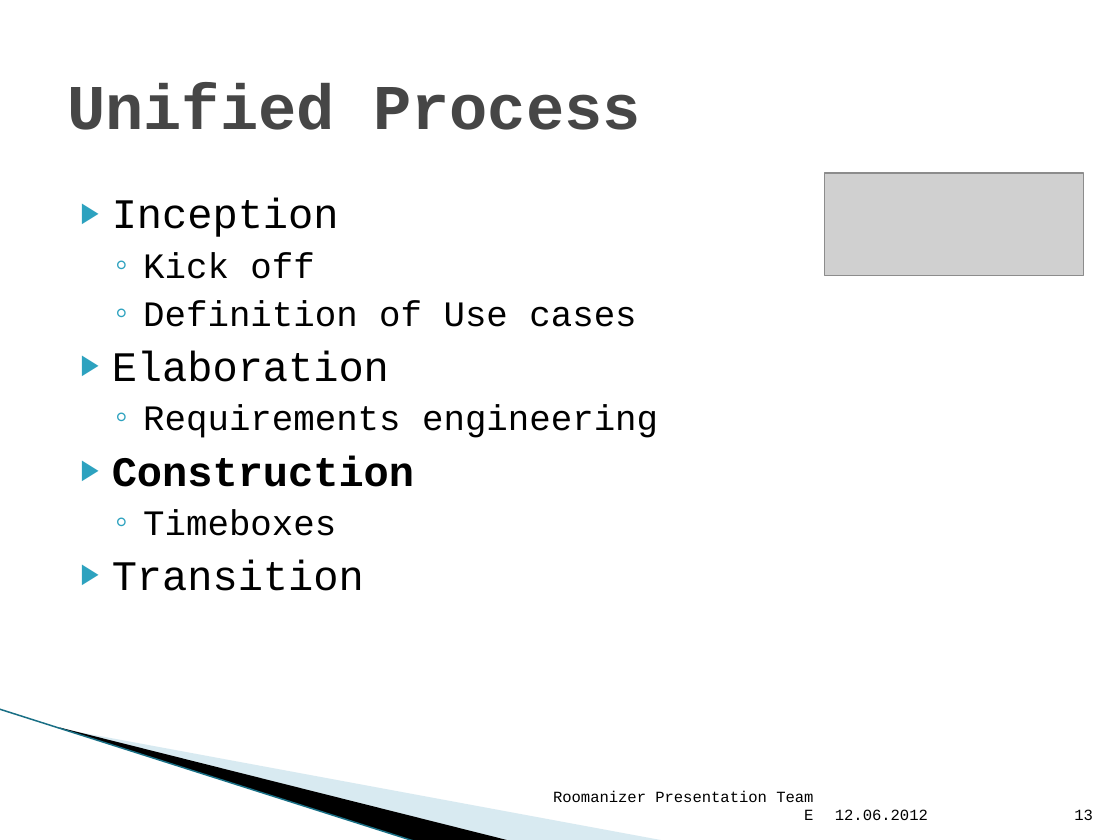
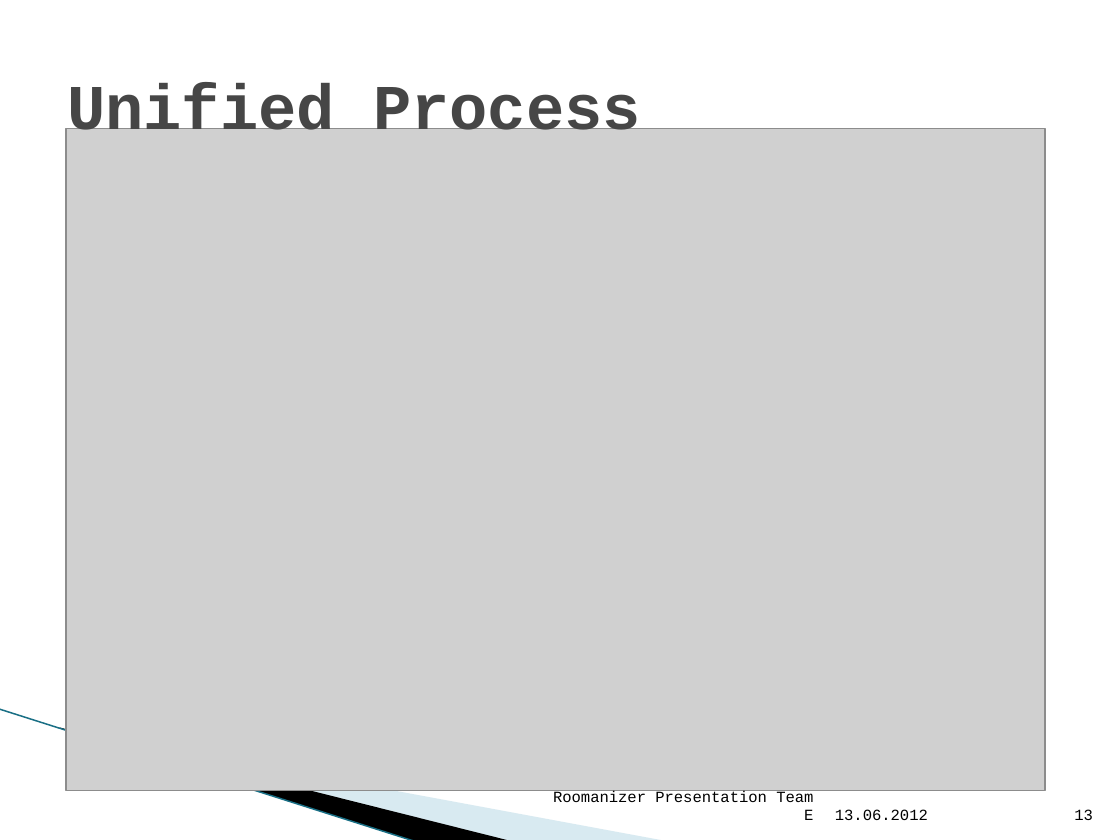
Before and after one commit to markusmo/HotelSoftware, a slide deck: slide 13 of Documentation/Praesentation/PresentationRoomanizer.pptx. Drawn at 1120x840 pixels with LibreOffice and Linux fonts; fonts in the diff are those of the drawing; grey boxes stand for pictures; background and template pictures are left out. Boxes give left, top, right and bottom in pixels: in the first picture for what was removed or moved away, otherwise in the second. Text is boxed around its words. In the diff, an @@ line names an element or a change of style, - is before the commit and + after.

Commit message:
Presentation FINAL

```diff
--- a/Documentation/Praesentation/PresentationRoomanizer.pptx
+++ b/Documentation/Praesentation/PresentationRoomanizer.pptx
@@ picture added at bbox=[66, 129, 1045, 791] @@
@@ picture removed at bbox=[824, 174, 1083, 276] @@
@@ text removed at bbox=[112, 198, 658, 591] @@
-▶ Inception
-  ◦ Kick off
-  ◦ Definition of Use cases
-▶ Elaboration
-  ◦ Requirements engineering
-▶ Construction
-  ◦ Timeboxes
-▶ Transition
@@ text at bbox=[835, 809, 928, 820]: text changed @@
-12.06.2012
+13.06.2012
```
Also in this commit, not shown: 44 other slides changed, 2 other files.
